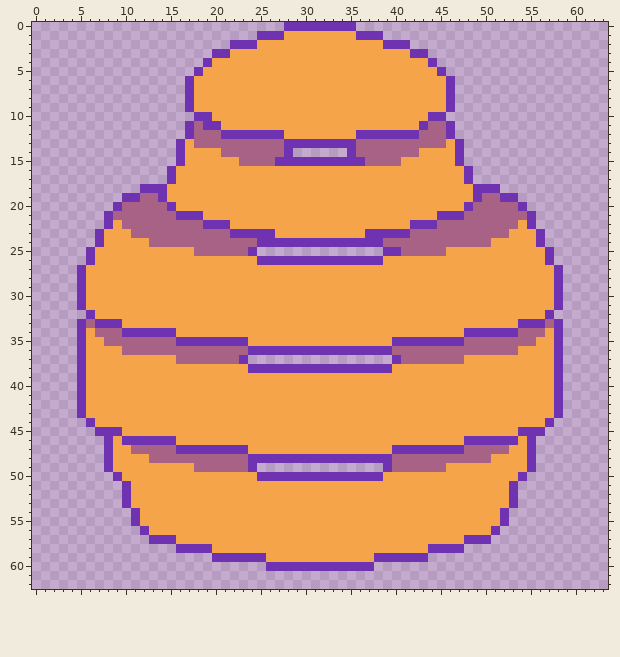
A pixel-art sprite gets an edit: images/program.png. That is the earlier state.
The file is 64x63 pixels.
After the commit:
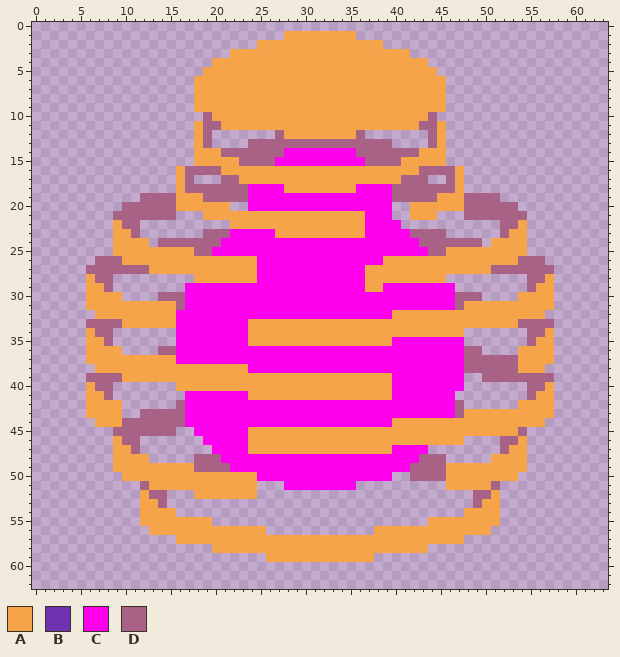
Palette (. is transparent): A #f5a44a  B #6f33b1  C #ff00ee  D #a76286
Changes in this commit:
y 0: x 28..35 BBBBBBBB -> ........
y 1: x 25..27 BBB -> ...; x 36..38 BBB -> ...
y 2: x 22..24 BBB -> ...; x 39..41 BBB -> ...
y 3: x 20..21 BB -> ..; x 42..43 BB -> ..
y 4: x 19 B -> .; x 44 B -> .
y 5: x 18 B -> .; x 45 B -> .
y 6..9: x 17 B -> .; x 46 B -> .
y 10: x 18..19 BB -> .D; x 44..45 BB -> D.
y 11: x 17..20 BDBB -> .ADD; x 43 B -> D; x 45..46 DB -> A.
y 12: x 17..18 BD -> .A; x 20..27 DBBBBBBB -> .......D; x 36..43 BBBBBBBD -> D.......; x 45..46 DB -> A.
y 13: x 16..18 BAD -> ..A; x 20..23 DDDD -> ....; x 28..35 BBBBBBBB -> DDDDDDDD; x 40..43 DDDD -> ....; x 45..47 DAB -> A..
y 14: x 16..17 BA -> ..; x 28..35 B......B -> CCCCCCCC; x 46..47 AB -> ..
y 15: x 16..17 BA -> ..; x 27..36 BBBBBBBBBB -> CCCCCCCCCC; x 46..47 AB -> ..
y 16: x 15 B -> .; x 17..20 AAAA -> DDDD; x 43..46 AAAA -> DDDD; x 48 B -> .
y 17: x 15 B -> .; x 17..22 AAAAAA -> D...DD; x 41..46 AAAAAA -> DDD..D; x 48 B -> .
y 18: x 12..15 BBBA -> ....; x 17..27 AAAAAAAAAAA -> DDDDDDDCCCC; x 36..46 AAAAAAAAAAA -> CCCCDDDDDDD; x 48..51 ABBB -> ....
y 19: x 10..11 BB -> ..; x 14..15 BA -> DD; x 19..44 AAAAAAAAAAAAAAAAAAAAAAAAAA -> DDDDDCCCCCCCCCCCCCCCCDDDDD; x 48..49 AB -> DD; x 52..53 BB -> ..
y 20: x 9 B -> .; x 15 B -> D; x 22..41 AAAAAAAAAAAAAAAAAAAA -> ..CCCCCCCCCCCCCCCC..; x 48 B -> D; x 54 B -> .
y 21: x 8 B -> .; x 16..18 BBB -> ...; x 37..41 AAAAA -> CCC..; x 45..47 BBB -> ...; x 55 B -> .
y 22: x 8 B -> .; x 12..21 DDDDDDDBBB -> ..........; x 37..51 AAAAABBBDDDDDDD -> CCCC...........; x 55 B -> .
y 23: x 7..8 BA -> ..; x 12..18 DDDDDDD -> .......; x 22..26 BBBBB -> CCCCC; x 37..41 BBBBB -> CCCCC; x 46..51 DDDDDD -> ......; x 55..56 AB -> ..
y 24: x 7..8 BA -> ..; x 13 D -> .; x 21..42 DDDDBBBBBBBBBBBBBBDDDD -> CCCCCCCCCCCCCCCCCCCCCC; x 50 D -> .; x 55..56 AB -> ..
y 25: x 6..8 BAA -> ...; x 20..43 DDDDB..............BBDDD -> CCCCCCCCCCCCCCCCCCCCCCCC; x 55..57 AAB -> ...
y 26: x 6..9 BAAA -> .DDD; x 25..38 BBBBBBBBBBBBBB -> CCCCCCCCCCCCCC; x 54..57 AAAB -> DDD.
y 27: x 5..12 BAAAAAAA -> .DDDDDDD; x 25..36 AAAAAAAAAAAA -> CCCCCCCCCCCC; x 51..58 AAAAAAAB -> DDDDDDD.
y 28: x 5 B -> .; x 7..17 AAAAAAAAAAA -> DD.........; x 25..36 AAAAAAAAAAAA -> CCCCCCCCCCCC; x 46..56 AAAAAAAAAAA -> .........DD; x 58 B -> .
y 29: x 5 B -> .; x 8..36 AAAAAAAAAAAAAAAAAAAAAAAAAAAAA -> D........CCCCCCCCCCCCCCCCCCCC; x 39..55 AAAAAAAAAAAAAAAAA -> CCCCCCCC........D; x 58 B -> .
y 30: x 5 B -> .; x 10..53 AAAAAAAAAAAAAAAAAAAAAAAAAAAAAAAAAAAAAAAAAAAA -> ....DDDCCCCCCCCCCCCCCCCCCCCCCCCCCCCCCDDD....; x 58 B -> .
y 31: x 5 B -> .; x 16..47 AAAAAAAAAAAAAAAAAAAAAAAAAAAAAAAA -> DCCCCCCCCCCCCCCCCCCCCCCCCCCCCCCD; x 58 B -> .
y 32: x 6 B -> .; x 16..39 AAAAAAAAAAAAAAAAAAAAAAAA -> CCCCCCCCCCCCCCCCCCCCCCCC; x 57 B -> .
y 33: x 5 B -> .; x 7..9 BBB -> DDD; x 16..23 AAAAAAAA -> CCCCCCCC; x 54..56 BBB -> DDD; x 58 B -> .
y 34: x 5 B -> .; x 9..23 DBBBBBBAAAAAAAA -> .......CCCCCCCC; x 48..54 BBBBBBD -> .......; x 58 B -> .
y 35: x 5 B -> .; x 9..23 DDDDDDDBBBBBBBB -> .......CCCCCCCC; x 40..54 BBBBBBBBDDDDDDD -> CCCCCCCC.......; x 58 B -> .
y 36: x 5 B -> .; x 10..13 DDDD -> ....; x 16..47 DDDDDDDDBBBBBBBBBBBBBBBBDDDDDDDD -> CCCCCCCCCCCCCCCCCCCCCCCCCCCCCCCC; x 50..53 DDDD -> ....; x 58 B -> .
y 37: x 5 B -> .; x 16..53 DDDDDDDB................BDDDDDDDAAAAAA -> CCCCCCCCCCCCCCCCCCCCCCCCCCCCCCCCDDDDDD; x 58 B -> .
y 38: x 5..6 BA -> ..; x 24..53 BBBBBBBBBBBBBBBBAAAAAAAAAAAAAA -> CCCCCCCCCCCCCCCCCCCCCCCCDDDDDD; x 57..58 AB -> ..
y 39: x 5..9 BAAAA -> .DDDD; x 40..58 AAAAAAAAAAAAAAAAAAB -> CCCCCCCC..DDDDDDDD.
y 40: x 5 B -> .; x 7..15 AAAAAAAAA -> DD.......; x 40..56 AAAAAAAAAAAAAAAAA -> CCCCCCCC.......DD; x 58 B -> .
y 41: x 5 B -> .; x 8..23 AAAAAAAAAAAAAAAA -> D........CCCCCCC; x 40..55 AAAAAAAAAAAAAAAA -> CCCCCCC........D; x 58 B -> .
y 42: x 5 B -> .; x 10..53 AAAAAAAAAAAAAAAAAAAAAAAAAAAAAAAAAAAAAAAAAAAA -> ......DCCCCCCCCCCCCCCCCCCCCCCCCCCCCCCD......; x 58 B -> .
y 43: x 5 B -> .; x 10..47 AAAAAAAAAAAAAAAAAAAAAAAAAAAAAAAAAAAAAA -> ..DDDDDCCCCCCCCCCCCCCCCCCCCCCCCCCCCCCD; x 58 B -> .
y 44: x 6 B -> .; x 10..39 AAAAAAAAAAAAAAAAAAAAAAAAAAAAAA -> DDDDDDDCCCCCCCCCCCCCCCCCCCCCCC; x 57 B -> .
y 45: x 7..23 BBBAAAAAAAAAAAAAA -> ..DDDDDDD..CCCCCC; x 54..56 BBB -> D..
y 46: x 8 B -> .; x 10..23 BBBBBBAAAAAAAA -> DD.......CCCCC; x 48..53 BBBBBB -> ....DD; x 55 B -> .
y 47: x 8 B -> .; x 12..23 DDDDBBBBBBBB -> ........CCCC; x 40..51 BBBBBBBBDDDD -> CCCC........; x 55 B -> .
y 48: x 8 B -> .; x 13..17 DDDDD -> .....; x 21..42 DDDBBBBBBBBBBBBBBBBDDD -> CCCCCCCCCCCCCCCCCCCCCC; x 46..50 DDDDD -> .....; x 55 B -> .
y 49: x 8 B -> .; x 22..41 DDB..............BDD -> CCCCCCCCCCCCCCCCCCCC; x 55 B -> .
y 50: x 9 B -> .; x 25..45 BBBBBBBBBBBBBBAAAAAAA -> CCCCCCCCCCCCCCC..DDDD; x 54 B -> .
y 51: x 10..12 BAA -> ..D; x 25..45 AAAAAAAAAAAAAAAAAAAAA -> ...CCCCCCCC..........; x 51..53 AAB -> D..
y 52: x 10..11 BA -> ..; x 13..17 AAAAA -> DD...; x 25..50 AAAAAAAAAAAAAAAAAAAAAAAAAA -> ........................DD; x 52..53 AB -> ..
y 53: x 10..11 BA -> ..; x 14..49 AAAAAAAAAAAAAAAAAAAAAAAAAAAAAAAAAAAA -> D..................................D; x 52..53 AB -> ..
y 54: x 11 B -> .; x 16..47 AAAAAAAAAAAAAAAAAAAAAAAAAAAAAAAA -> ................................; x 52 B -> .
y 55: x 11 B -> .; x 20..43 AAAAAAAAAAAAAAAAAAAAAAAA -> ........................; x 52 B -> .
y 56: x 12 B -> .; x 26..37 AAAAAAAAAAAA -> ............; x 51 B -> .
y 57: x 13..15 BBB -> ...; x 48..50 BBB -> ...
y 58: x 16..19 BBBB -> ....; x 44..47 BBBB -> ....
y 59: x 20..25 BBBBBB -> ......; x 38..43 BBBBBB -> ......
y 60: x 26..37 BBBBBBBBBBBB -> ............
Changed places in both pictures, as pixel boxes (x1, y1, x2, y2):
changed: (77, 22, 563, 571)
